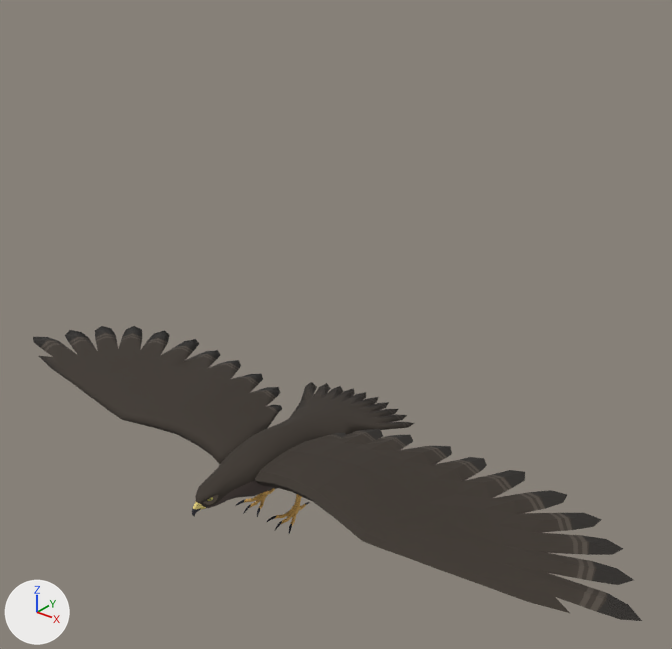
The FBX model content/dota_addons/nwu/models/flying_courier/fcourier - run.FBX, before and after one commit.
Both versions are drawn from a 50 mm lens placed at (2.47, -2.65, 2.72), pointed at (0.21, 0.18, 0.96). Every picture has the same lights, and +X, +Y and +Z are marked at lower left. Where no turn or scale is listed for an object, it has been applied to the vertices.

The older version as bpy lines, for what is in view:
```python
me_mesh_001 = bpy.data.meshes.new('Mesh.001')
me_mesh_001.from_pydata(...)  # 255 vertices, 502 faces; spans x -1.76..-0.04, y -0.34..0.45, z 0.32..0.44
me_mesh_001.materials.append(mat_01___body)  # picture img_fcourier_body_png
me_mesh_002 = bpy.data.meshes.new('Mesh.002')
me_mesh_002.from_pydata(...)  # 870 vertices, 1712 faces; spans x -0.33..0.33, y -0.559..0.715, z -0.001..0.431
me_mesh_002.materials.append(mat_01___body)  # picture img_fcourier_body_png
me_mesh_003 = bpy.data.meshes.new('Mesh.003')
me_mesh_003.from_pydata(...)  # 255 vertices, 502 faces; spans x 0.04..1.76, y -0.34..0.45, z 0.32..0.44
me_mesh_003.materials.append(mat_01___body)  # picture img_fcourier_body_png
ob_fcourier_body = bpy.data.objects.new('fcourier_body', me_mesh_002)
ob_fcourier_body.location = (0.0, 0.026, 0.001)
ob_fcourier_left_wing = bpy.data.objects.new('fcourier_left_wing', me_mesh_003)
ob_fcourier_left_wing.location = (0.0, 0.026, 0.001)
ob_fcourier_right_wing = bpy.data.objects.new('fcourier_right_wing', me_mesh_001)
ob_fcourier_right_wing.location = (0.0, 0.026, 0.001)
```
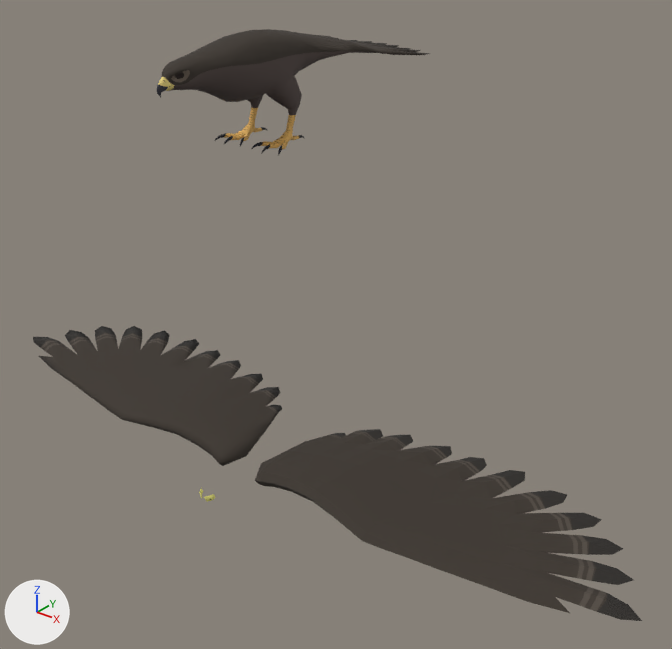
Changed parts and their boxes (x1, y1, x2, y2) in the pictures (672 x 649 px):
```json
{"object": "fcourier_body", "change": "moved", "before": [192, 382, 414, 533], "after": [157, 29, 430, 156]}
```

Edits to the scene script, one JSON object a line:
```json
{"op": "set", "path": "ob_fcourier_body.location", "old": "(0.0, 0.026, 0.001)", "new": "(0.0, 0.026, 1.767)"}
```
